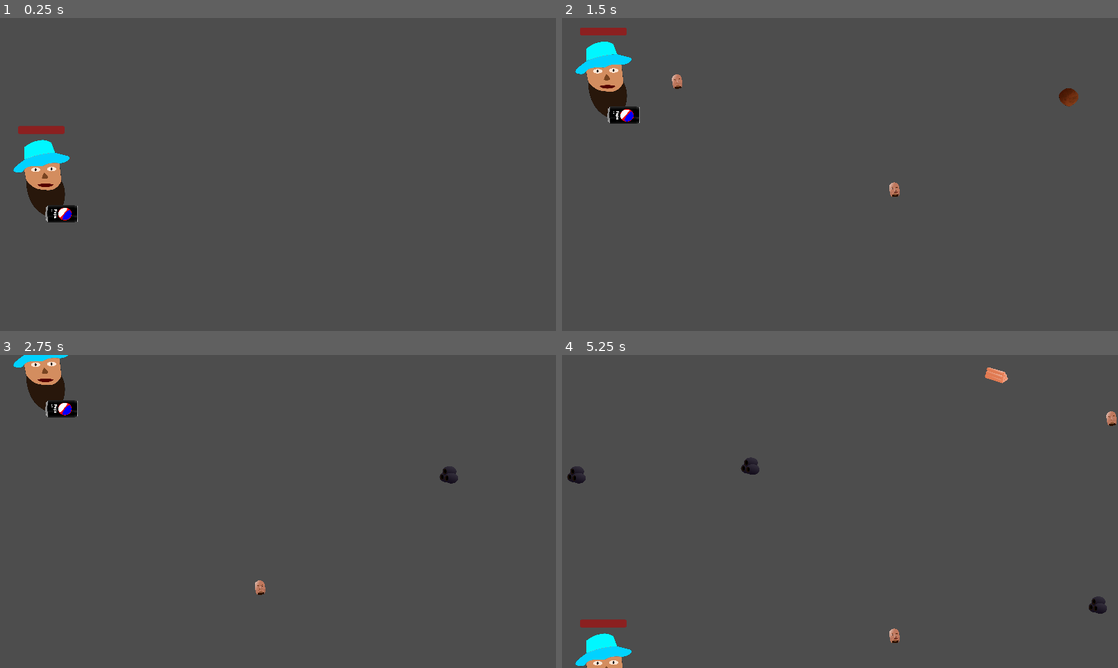
Above: before the commit, frames 1-4 (two rows, left to right).
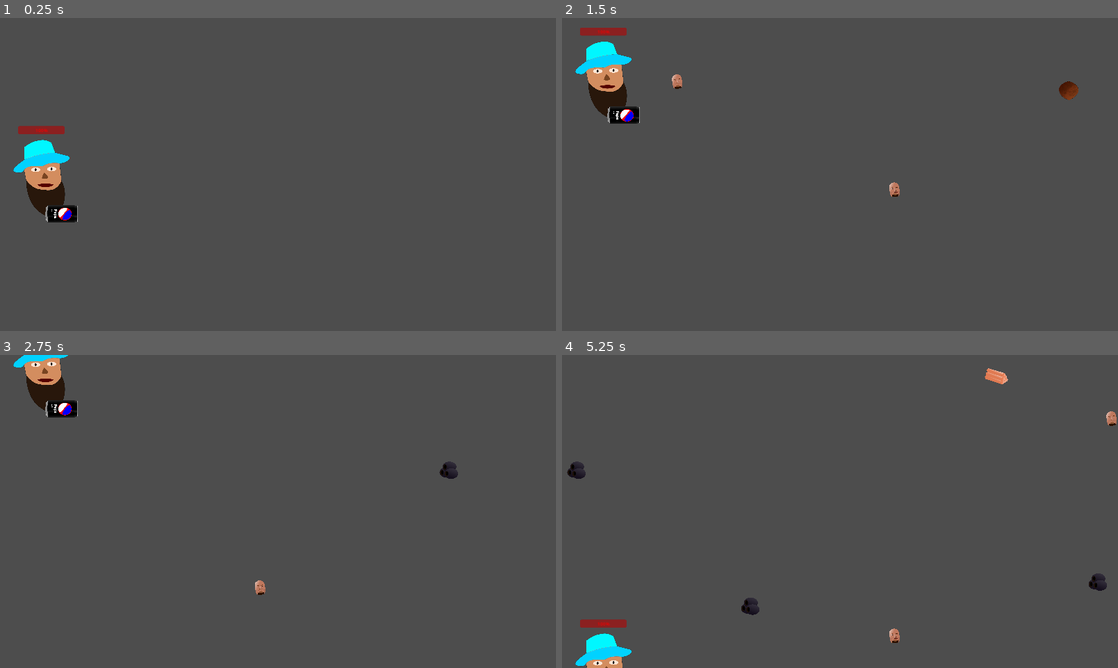
Above: after the commit, the same moments.

Repository: Seakorv/SmokeCheesesOfPapaTrouga
Game: Godot game, scene res://Scenes/kivikyläland.tscn
Two runs of this game, one before a commit and one after it. Both use one fixed random seed, a clock stepped at 60 frames per second and the inputs below. This scene is started directly instead of the project's main scene.
Inputs:
- Up to frame 1 (0.25 s): no input
- Up to frame 2 (1.5 s): tap Enter at 0.5 s; hold W (move_up) 0.53-1.28 s; tap Space (shoot_pepemake) at 0.6, 1.35 s; hold S (move_down) from 1.28 s (still down)
- Up to frame 3 (2.75 s): release S (move_down) at 2.03 s; hold W (move_up) from 2.03 s (still down); tap Space (shoot_pepemake) at 2.1 s
- Up to frame 4 (5.25 s): tap Space (shoot_pepemake) every 0.75 s from 2.85 to 5.1 s; release W (move_up) at 3.53 s; hold S (move_down) from 3.53 s (still down)

The runs differ from the first frame. In frame 1, less than 0.1% of the frame differs, in the area x 3-12%, y 35-38%; in frame 2, 0.2%; in frame 3, 0.1%; in frame 4, 0.8%, in the area x 0-98%, y 4-88%.

Commit message:
Added second boss smiq and logic how to spawn food waves after boss death

Diff:
--- /dev/null
+++ b/Scenes/burgund_stew.tscn
@@ -0,0 +1,27 @@
+[gd_scene load_steps=4 format=3 uid="uid://c6a2mxdpnrkqr"]
+
+[ext_resource type="Script" path="res://Scripts/burgund_stew.gd" id="1_6lbo3"]
+[ext_resource type="Texture2D" uid="uid://cfs4viv3q5atj" path="res://Assets/Food/Burpata.png" id="1_wwio0"]
+
+[sub_resource type="CircleShape2D" id="CircleShape2D_pkj0h"]
+radius = 227.0
+
+[node name="BurgundStew" type="Area2D"]
+collision_layer = 8
+script = ExtResource("1_6lbo3")
+
+[node name="Sprite2D" type="Sprite2D" parent="."]
+position = Vector2(0, 2)
+scale = Vector2(0.659824, 0.659824)
+texture = ExtResource("1_wwio0")
+
+[node name="CollisionShape2D" type="CollisionShape2D" parent="."]
+position = Vector2(1, 3)
+shape = SubResource("CircleShape2D_pkj0h")
+
+[node name="VisibleOnScreenNotifier2D" type="VisibleOnScreenNotifier2D" parent="."]
+position = Vector2(285, 11)
+scale = Vector2(1, 22.8)
+
+[connection signal="body_entered" from="." to="." method="_on_body_entered"]
+[connection signal="screen_exited" from="VisibleOnScreenNotifier2D" to="." method="_on_visible_on_screen_notifier_2d_screen_exited"]
--- a/Scenes/kivikyläland.tscn
+++ b/Scenes/kivikyläland.tscn
@@ -10,15 +10,20 @@
 [ext_resource type="PackedScene" uid="uid://o6vcn2416phu" path="res://Scenes/mandarin.tscn" id="7_cb03f"]
 [ext_resource type="PackedScene" uid="uid://bgugebki5dji7" path="res://Scenes/golden_meatball.tscn" id="8_biju8"]
 [ext_resource type="PackedScene" uid="uid://cl7gef6ncucmy" path="res://Scenes/rix_ai.tscn" id="10_lyykh"]
+[ext_resource type="PackedScene" uid="uid://c6a2mxdpnrkqr" path="res://Scenes/burgund_stew.tscn" id="11_55n1u"]
+[ext_resource type="PackedScene" uid="uid://bclnl5wecvs8j" path="res://Scenes/smiq_ai.tscn" id="11_ll5py"]
 
 [node name="Kivikyläland" type="Node2D"]
 rotation = -0.000465051
 script = ExtResource("1_f8oof")
 foodScenes = Array[PackedScene]([ExtResource("2_va0ts"), ExtResource("3_rwdky"), ExtResource("4_4j3as"), ExtResource("5_ixm6y"), ExtResource("6_rbx6j"), ExtResource("7_cb03f"), ExtResource("8_biju8")])
-bossScenes = Array[PackedScene]([ExtResource("10_lyykh"), null, null, null])
+bossScenes = Array[PackedScene]([ExtResource("11_55n1u"), ExtResource("10_lyykh"), ExtResource("11_ll5py"), null])
 
 [node name="FoodSpawnTimerOne" type="Timer" parent="."]
 autostart = true
+
+[node name="FoodSpawnTimerTwo" type="Timer" parent="."]
+wait_time = 0.8
 
 [node name="PapaT" parent="." instance=ExtResource("2_d8r7w")]
 position = Vector2(149, 532)
@@ -34,3 +39,4 @@
 
 [connection signal="timeout" from="FoodSpawnTimerOne" to="." method="_on_food_spawn_timer_one_timeout"]
 [connection signal="timeout" from="FoodSpawnTimerOne" to="." method="_on_bad_food_spawn_timer_timeout"]
+[connection signal="timeout" from="FoodSpawnTimerTwo" to="." method="_on_food_spawn_timer_two_timeout"]
--- a/Scenes/player.tscn
+++ b/Scenes/player.tscn
@@ -35,4 +35,3 @@
 offset_right = 73.0
 offset_bottom = -140.0
 max_value = 10.0
-show_percentage = false
--- /dev/null
+++ b/Scenes/smiq.tscn
@@ -0,0 +1,32 @@
+[gd_scene load_steps=4 format=3 uid="uid://cqy6x364kup8y"]
+
+[ext_resource type="Script" path="res://Scripts/smiq.gd" id="1_ekpxp"]
+[ext_resource type="Texture2D" uid="uid://bokj86l3v5q3s" path="res://Assets/Characters/smiqVihu.png" id="2_24uf3"]
+[ext_resource type="Texture2D" uid="uid://dgeyay4sds44u" path="res://Assets/Projectiles/VexMytho.png" id="3_0qh8s"]
+
+[node name="Smiq" type="Area2D"]
+collision_layer = 8
+collision_mask = 4
+script = ExtResource("1_ekpxp")
+
+[node name="Sprite2D" type="Sprite2D" parent="."]
+position = Vector2(-1.00002, 1.00006)
+scale = Vector2(0.353181, 0.353181)
+texture = ExtResource("2_24uf3")
+
+[node name="CollisionPolygon2D" type="CollisionPolygon2D" parent="."]
+polygon = PackedVector2Array(77, 90, 53, 131, 42, 140, 20, 151, -13, 156, -32, 152, -47, 139, -69, 109, -80, 71, -89, 73, -97, 68, -102, 57, -108, 19, -108, 3, -103, -5, -97, -9, -91, -5, -88, -2, -90, -45, -85, -78, -77, -110, -62, -128, -32, -147, -7, -153, 24, -154, 49, -151, 69, -147, 82, -138, 92, -122, 100, -101, 104, -71, 105, -41, 103, -17, 98, 5, 92, 16, 102, 14, 104, 17, 105, 24, 104, 41, 97, 63, 89, 87, 85, 92, 80, 93)
+
+[node name="Ase" type="Sprite2D" parent="."]
+position = Vector2(-144, 159)
+scale = Vector2(0.280741, 0.280741)
+texture = ExtResource("3_0qh8s")
+
+[node name="ShootTimer" type="Timer" parent="."]
+wait_time = 0.2
+autostart = true
+
+[node name="Muzzle" type="Marker2D" parent="."]
+position = Vector2(-324, 194)
+
+[connection signal="timeout" from="ShootTimer" to="." method="_on_shoot_timer_timeout"]
--- /dev/null
+++ b/Scenes/smiq_ai.tscn
@@ -0,0 +1,30 @@
+[gd_scene load_steps=5 format=3 uid="uid://bclnl5wecvs8j"]
+
+[ext_resource type="Script" path="res://Scripts/smiq_ai.gd" id="1_h2wac"]
+[ext_resource type="Script" path="res://Scripts/PathFollow2DSmiq.gd" id="2_8c61v"]
+[ext_resource type="PackedScene" uid="uid://cqy6x364kup8y" path="res://Scenes/smiq.tscn" id="2_rurxy"]
+
+[sub_resource type="Curve2D" id="Curve2D_mp4jc"]
+_data = {
+"points": PackedVector2Array(0, 0, 0, 0, 1735, 495, -376.181, 6.36396, 376.181, -6.36396, 1742, 76, 0, 0, 0, 0, 1739, 497, -348.604, 3.53553, 348.604, -3.53553, 1739, 908, 0, 0, 0, 0, 1735, 495, 0, 0, 0, 0, 1738, 497)
+}
+point_count = 6
+
+[node name="SmiqAI" type="Node2D"]
+script = ExtResource("1_h2wac")
+
+[node name="VexAse" type="Node2D" parent="."]
+
+[node name="Path2D" type="Path2D" parent="."]
+position = Vector2(-108, -5)
+curve = SubResource("Curve2D_mp4jc")
+
+[node name="PathFollow2D" type="PathFollow2D" parent="Path2D"]
+position = Vector2(1735, 495)
+rotation = -1.55409
+rotates = false
+script = ExtResource("2_8c61v")
+
+[node name="Smiq" parent="Path2D/PathFollow2D" instance=ExtResource("2_rurxy")]
+position = Vector2(2.08165e-12, 2.08165e-12)
+rotation = 1.55409
--- /dev/null
+++ b/Scenes/vex_bullet.tscn
@@ -0,0 +1,25 @@
+[gd_scene load_steps=4 format=3 uid="uid://isjfbb8y4jq6"]
+
+[ext_resource type="Script" path="res://Scripts/vex_bullet.gd" id="1_4mybd"]
+[ext_resource type="Texture2D" uid="uid://ecyfds2d8mei" path="res://Assets/Projectiles/VexKuti.png" id="1_ovfvg"]
+
+[sub_resource type="RectangleShape2D" id="RectangleShape2D_ft7qb"]
+size = Vector2(68, 5.75)
+
+[node name="VexBullet" type="Area2D"]
+collision_layer = 16
+script = ExtResource("1_4mybd")
+
+[node name="Sprite2D" type="Sprite2D" parent="."]
+scale = Vector2(0.139359, 0.0747127)
+texture = ExtResource("1_ovfvg")
+
+[node name="CollisionShape2D" type="CollisionShape2D" parent="."]
+shape = SubResource("RectangleShape2D_ft7qb")
+
+[node name="VisibleOnScreenNotifier2D" type="VisibleOnScreenNotifier2D" parent="."]
+position = Vector2(40, -5.96046e-08)
+scale = Vector2(0.15, 0.45)
+
+[connection signal="body_entered" from="." to="." method="_on_body_entered"]
+[connection signal="screen_exited" from="VisibleOnScreenNotifier2D" to="." method="_on_visible_on_screen_notifier_2d_screen_exited"]
--- a/Scripts/PapaTMainChar.gd
+++ b/Scripts/PapaTMainChar.gd
@@ -34,6 +34,15 @@
 	healthbar.value = health
 
 
+## updating health
+func take_damage_or_heal(damage):
+	health += damage
+	if health >= maxHealth:
+		health = maxHealth
+	if health <= 0:
+		die()
+
+
 func shoot():
 	pepeM_shot.emit(gee_scene, muzzle.global_position)
 
--- /dev/null
+++ b/Scripts/PathFollow2DSmiq.gd
@@ -0,0 +1,8 @@
+extends PathFollow2D
+
+
+@export var speed = 0.2
+
+# Called every frame. 'delta' is the elapsed time since the previous frame.
+func _process(delta):
+	progress_ratio += delta * speed
--- a/Scripts/boss.gd
+++ b/Scripts/boss.gd
@@ -1 +1,3 @@
 class_name Boss extends Area2D
+
+var is_dead = false
--- /dev/null
+++ b/Scripts/burgund_stew.gd
@@ -0,0 +1,32 @@
+class_name Burgund_Stew extends Area2D
+
+## Stew's health
+@export var health = 10
+## Stew's speed
+@export var speed = 200
+## Stew's speed modifier. Change this when the game gets harder
+@export var speed_multiplier = 1
+## How many points does the player get for killing this
+@export var points = 100
+
+func _physics_process(delta):
+	global_position.x += -(speed * speed_multiplier) * delta
+
+
+func die():
+	queue_free()
+
+
+func _on_visible_on_screen_notifier_2d_screen_exited():
+	queue_free()
+
+
+func _on_body_entered(body):
+	if body is PapaT:
+		body.die()
+
+
+func take_damage():
+	health -= 1
+	if health <= 0:
+		die()
--- a/Scripts/food.gd
+++ b/Scripts/food.gd
@@ -22,13 +22,7 @@
 func _on_body_entered(body):
 	if body is PapaT:
 		die()
-		body.health += damage
-		if body.health >= body.maxHealth:
-			body.health = body.maxHealth
-		if body.health <= 0:
-			body.die()
-
-
+		body.take_damage_or_heal(damage)
 
 
 func _on_visible_on_screen_notifier_2d_screen_exited():
--- a/Scripts/gee_bullet.gd
+++ b/Scripts/gee_bullet.gd
@@ -20,3 +20,6 @@
 		queue_free()
 	if area is BossAmmo:
 		queue_free()
+	if area is Burgund_Stew:
+		area.take_damage()
+		queue_free()
--- a/Scripts/kivikyläland.gd
+++ b/Scripts/kivikyläland.gd
@@ -6,11 +6,15 @@
 @onready var player_spawn = $SpawnPosition
 @onready var pepe_make_ase = $PepeMakeAse
 @onready var timer1 = $FoodSpawnTimerOne
+@onready var timer2 = $FoodSpawnTimerTwo
 @onready var food_container = $FoodContainer
 @onready var boss_container = $BossContainer
 
+
 var how_many_food = 0
 var player = null
+var boss = null
+
 
 
 func _ready():
@@ -35,21 +39,40 @@
 
 ##Timer for first food spawns before Rixa
 func _on_food_spawn_timer_one_timeout():
+	##test
+	#if how_many_food == 0:
+	#	spawn_boss(2)
+	#	timer1.stop()
+	##
 	how_many_food += 1
-	var which_food = choose_not_so_randomly_from_seven(30, 10, 30, 15, 8, 6, 1)
-	var food = foodScenes[which_food].instantiate()
-	food.speed_multiplier = 1
-	food.global_position = Vector2(2000, randf_range(50, 1030))
-	food_container.add_child(food)
+	spawn_food(30, 10, 30, 15, 8, 6, 1, 1)
+	if how_many_food == 10:
+		spawn_stew(1)
 	if how_many_food == 20:
-		$FoodSpawnTimerOne.stop()
-		spawn_boss(0)
+		timer1.stop()
+		spawn_boss(1)
 		how_many_food = 0
 
 
+## function for food spawn. Give percentages for food and final double is the speed multiplier to adjust food speed.
+func spawn_food(olives: int, jelly_onions: int, meatballs: int, wieners: int, kebab: int, mandarin: int, golden_meatball: int, speedmultiplier):
+	var which_food = choose_not_so_randomly_from_seven(olives, jelly_onions, meatballs, wieners, kebab, mandarin, golden_meatball)
+	var food = foodScenes[which_food].instantiate()
+	food.speed_multiplier = speedmultiplier
+	food.global_position = food_spawn_location()
+	food_container.add_child(food)
+
+
+## Spawn boss by its index. 0 is burgund stew, 1 is Rixa etc.
 func spawn_boss(boss_index):
-	var boss = bossScenes[boss_index].instantiate()
+	boss = bossScenes[boss_index].instantiate()
+	boss.dying.connect(_boss_death)
 	boss_container.add_child(boss)
+
+
+func _boss_death(is_dead):
+	if is_dead:
+		timer_starter(boss.get_index()+1)
 
 
 ## Giving an int from zero to six, which food will be chosen. Give percentages in parameters. Don't exeed 100 lol
@@ -71,3 +94,31 @@
 	if chooser > w and chooser <= k: return 4
 	if chooser > k and chooser <= m: return 5
 	if chooser > m and chooser <= gmb: return 6
+
+
+## function to spawn burgund stew
+func spawn_stew(how_fast):
+	var stew = bossScenes[0].instantiate()
+	stew.speed_multiplier = how_fast
+	stew.global_position = food_spawn_location()
+	food_container.add_child(stew)
+
+
+func food_spawn_location():
+	return Vector2(2000, randf_range(50,1030))
+
+
+func _on_food_spawn_timer_two_timeout():
+	how_many_food += 1
+	spawn_food(33, 12, 25, 15, 8, 6, 1, 1.1)
+	if how_many_food == 20 or how_many_food == 40:
+		spawn_stew(1.3)
+	if how_many_food == 50:
+		timer2.stop()
+		spawn_boss(2)
+		how_many_food = 0
+
+
+func timer_starter(which_timer):
+	var timers_array = [timer1, timer2]
+	timers_array[which_timer].start()
--- a/Scripts/rix_ai.gd
+++ b/Scripts/rix_ai.gd
@@ -2,12 +2,17 @@
 
 @onready var boss = $Path2D/PathFollow2D/Rixa
 @onready var jotunn_ase = $Jotunn_ase
+signal dying(is_dead)
+
 
 func _ready():
 	boss.jotunn_shot.connect(_on_boss_jotunn_shot)
-
+	boss.dying_event.connect(_on_boss_death)
 
 func _on_boss_jotunn_shot(jotunn_scene, location):
 	var jshot = jotunn_scene.instantiate()
 	jshot.global_position = location
 	jotunn_ase.add_child(jshot)
+
+func _on_boss_death(is_boss_dead):
+	dying.emit(is_boss_dead)
--- a/Scripts/rixa.gd
+++ b/Scripts/rixa.gd
@@ -1,6 +1,7 @@
 class_name Rixa extends Boss
 
 signal jotunn_shot(jotunn_scene, location)
+signal dying_event(is_dead)
 
 @onready var shoot_timer = $ShootTimer
 @onready var jotunn_ase = $Jotunn_ase
@@ -12,6 +13,7 @@
 @export var speed = 500
 ## How many points will boss' death give
 @export var score = 1000
+@export var tag = "Rixa"
 
 
 var jotunn_scene = preload("res://Scenes/rixa_bullet.tscn")
@@ -29,4 +31,6 @@
 
 func death():
 	queue_free()
-	$ShootTimer.stop()
+	is_dead = true
+	dying_event.emit(is_dead)
+	shoot_timer.stop()
--- /dev/null
+++ b/Scripts/smiq.gd
@@ -0,0 +1,41 @@
+class_name Smiq extends Boss
+
+signal dying_event(is_dead)
+signal vex_shot(vex_scene, location)
+
+@onready var shoot_timer = $ShootTimer
+@onready var vex_ase = $Ase
+@onready var muzzle = $Muzzle
+## Variable to adjust how many bullets will smiq shoot before a break
+var shootburst = 0
+
+## Boss health
+@export var health = 40
+## Boss vector speed
+@export var speed = 500
+## How many points will boss' death give
+@export var score = 2000
+
+
+var vex_scene = preload("res://Scenes/vex_bullet.tscn")
+
+
+func _on_shoot_timer_timeout():
+	shootburst += 1
+	if shootburst <= 7:
+		vex_shot.emit(vex_scene, muzzle.global_position)
+	if shootburst >= 10:
+		shootburst = 0
+
+
+func im_hurt():
+	health -= 1
+	if health <= 0:
+		death()
+
+
+func death():
+	queue_free()
+	is_dead = true
+	dying_event.emit(is_dead)
+	shoot_timer.stop()
--- /dev/null
+++ b/Scripts/smiq_ai.gd
@@ -0,0 +1,20 @@
+extends Node2D
+
+@onready var boss = $Path2D/PathFollow2D/Smiq
+@onready var vex = $VexAse
+signal dying(is_dead)
+
+# Called when the node enters the scene tree for the first time.
+func _ready():
+	boss.vex_shot.connect(_on_boss_vex_shot)
+	boss.dying_event.connect(_on_boss_death)
+
+
+func _on_boss_vex_shot(vex_scene, location):
+	var vexbullet = vex_scene.instantiate()
+	vexbullet.global_position = location
+	vex.add_child(vexbullet)
+
+
+func _on_boss_death(is_boss_dead):
+	dying.emit(is_boss_dead)
--- /dev/null
+++ b/Scripts/vex_bullet.gd
@@ -0,0 +1,19 @@
+extends BossAmmo
+
+@export var speed = 600
+## negative if does damage, positive if heals
+@export var damage = -2
+
+
+func _physics_process(delta):
+	global_position.x += -speed * delta
+
+
+func _on_visible_on_screen_notifier_2d_screen_exited():
+	queue_free()
+
+
+func _on_body_entered(body):
+	if body is PapaT:
+		queue_free()
+		body.take_damage_or_heal(damage)
Binary file added: Assets/Food/Burpata.png
Not shown, added: Assets/Food/Burpata.png.import
Binary file added: Assets/Projectiles/VexKuti.png
Not shown, added: Assets/Projectiles/VexKuti.png.import
Binary file added: Assets/Projectiles/VexMytho.png
Not shown, added: Assets/Projectiles/VexMytho.png.import
Not shown: 1 places in Scenes/kivikyläland.tscn that only renumber resources
